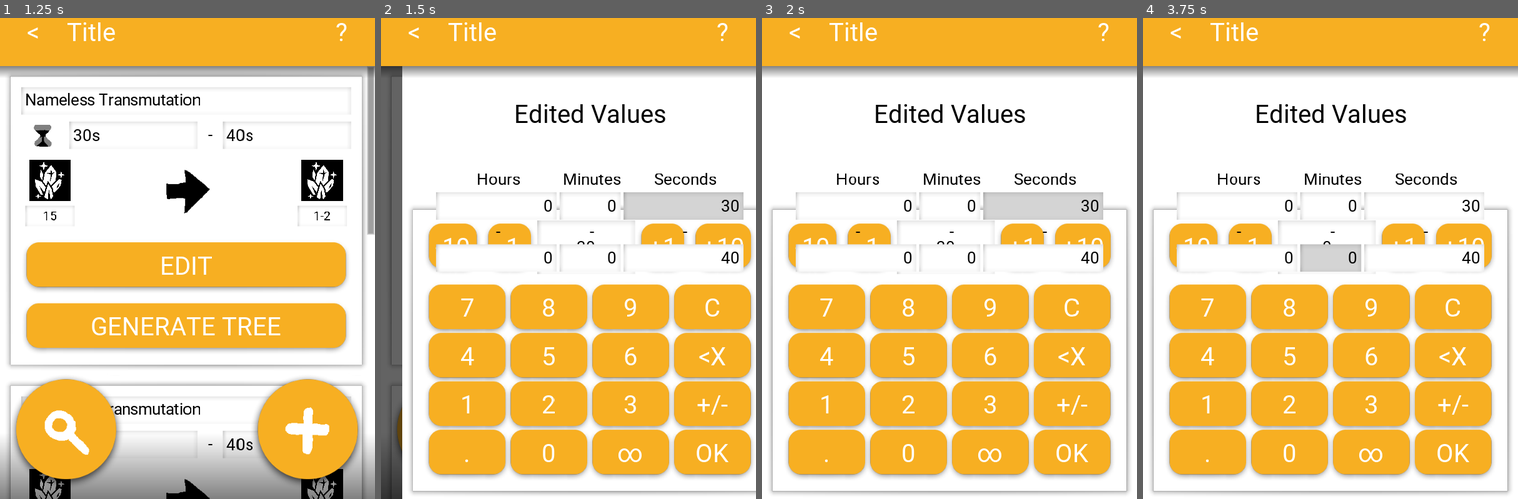
Above: before the commit, frames 1-4 (left to right).
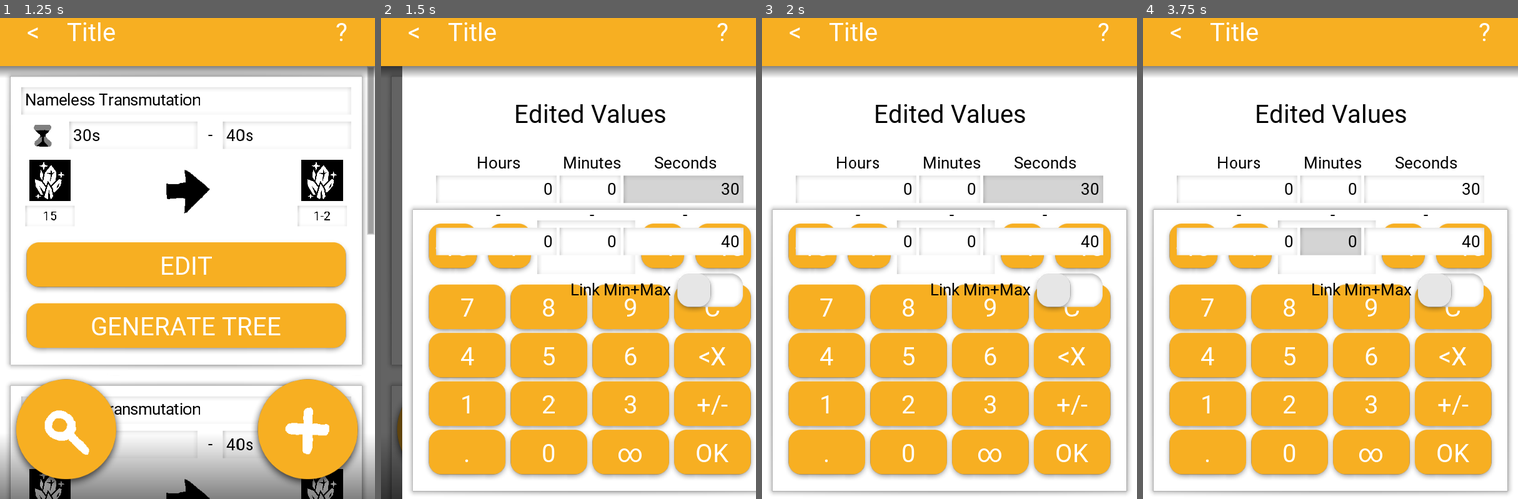
Above: after the commit, the same moments.

Repository: don-tnowe/craftcrafter
Game: Godot game, scene res://layout/main.tscn
Two runs of this game, one before a commit and one after it. Both use one fixed random seed, a clock stepped at 60 frames per second and the inputs below.
Inputs:
- Up to frame 1 (1.25 s): click "START" at 0.5 s
- Up to frame 2 (1.5 s): click "30s" at 1.25 s
- Up to frame 3 (2 s): no input
- Up to frame 4 (3.75 s): click "-10" at 2 s; click "-1" at 2.75 s; click "0" at 3.5 s

Frame 1 is identical in both runs. In frame 2, 7.8% of the frame differs, in the area x 14-97%, y 28-61%; in frame 3, 7.8%; in frame 4, 7.2%.

Commit message:
Improve and optimize time range edit screen

Diff:
--- a/layout/screens/edit_value/edit_value_time_range.tscn
+++ b/layout/screens/edit_value/edit_value_time_range.tscn
@@ -1,9 +1,10 @@
-[gd_scene load_steps=5 format=2]
+[gd_scene load_steps=6 format=2]
 
 [ext_resource path="res://layout/screens/edit_value/edit_value_base.tscn" type="PackedScene" id=1]
 [ext_resource path="res://layout/elements/common/edit_action_button.tscn" type="PackedScene" id=2]
 [ext_resource path="res://styles/themes/edit_button.tres" type="Theme" id=3]
 [ext_resource path="res://scripts/screens/edit_value_time_range.gd" type="Script" id=4]
+[ext_resource path="res://layout/elements/common/toggle_button.tscn" type="PackedScene" id=5]
 
 [node name="screen" instance=ExtResource( 1 )]
 script = ExtResource( 4 )
@@ -13,9 +14,9 @@
 anchor_left = 0.5
 anchor_right = 0.5
 margin_left = -296.0
-margin_top = 200.0
+margin_top = 168.0
 margin_right = 296.0
-margin_bottom = 312.0
+margin_bottom = 364.0
 mouse_filter = 2
 theme = ExtResource( 3 )
 columns = 3
@@ -70,7 +71,7 @@
 clip_text = true
 align = 2
 method_name = "_on_select_field"
-method_binds = [ "min_s" ]
+method_binds = [ "min" ]
 
 [node name="label4" type="Label" parent="grid_container" index="6"]
 margin_top = 100.0
@@ -125,4 +126,28 @@
 clip_text = true
 align = 2
 method_name = "_on_select_field"
-method_binds = [ "max_s" ]
+method_binds = [ "max" ]
+
+[node name="h_box_container" type="HBoxContainer" parent="." index="3"]
+anchor_left = 0.5
+anchor_right = 0.5
+margin_left = -296.0
+margin_top = 392.0
+margin_right = 296.0
+margin_bottom = 470.0
+
+[node name="label" type="Label" parent="h_box_container" index="0"]
+margin_top = 20.0
+margin_right = 452.0
+margin_bottom = 58.0
+size_flags_horizontal = 3
+text = "Link Min+Max"
+align = 2
+__meta__ = {
+"_edit_lock_": true
+}
+
+[node name="button" parent="h_box_container" index="1" instance=ExtResource( 5 )]
+margin_left = 464.0
+margin_right = 592.0
+method_name = "_on_link_toggled"
--- a/scripts/screens/edit_value_time_range.gd
+++ b/scripts/screens/edit_value_time_range.gd
@@ -1,23 +1,37 @@
 extends EditValueBase
+
+var linked = false
 
 
 func setup_properties() -> void:
 	can_negative = false
 	can_inf = false
 
-	var min_value = screen_extra_data[0]["min"]
-	var max_value = screen_extra_data[0]["max"]
-	field_values = {
-		"min_s" : fmod(min_value, 60.0),
-		"min_m" : fmod(floor(min_value / 60.0), 60.0),
-		"min_h" : floor(min_value / 3600.0),
-		"max_s" : fmod(max_value, 60.0),
-		"max_m" : fmod(floor(max_value / 60.0), 60.0),
-		"max_h" : floor(max_value / 3600.0),
-	}
 	.setup_properties()
 
-	screen_extra_data[1] = screen_extra_data[1] + "_s"
+	if field_values["max"] == field_values["min"]:
+		$"h_box_container/button".toggled_on = true
+		linked = true
+
+	# Seconds get converted by verify_fields() inside _on_select_field()
+
+
+func update_property(property : String, value : float) -> void:
+	if linked:
+		.update_property(
+			("min" if property.substr(0, 3) == "max" else "max")
+			+ property.substr(3), value)
+
+	.update_property(property, value)
+
+
+func _on_link_toggled(value : bool) -> void:
+	linked = value
+
+	var prefix = selected_property.substr(0, 3)
+	update_property(prefix, field_values[prefix])
+	update_property(prefix + "_m", field_values[prefix + "_m"])
+	update_property(prefix + "_h", field_values[prefix + "_h"])
 
 
 func _on_select_field(property : String) -> void:
@@ -32,14 +46,14 @@
 	verify_fields("max")
 
 	field_values = {
-		"min" : get_seconds(field_values["min_s"], field_values["min_m"], field_values["min_h"]),
-		"max" : get_seconds(field_values["max_s"], field_values["max_m"], field_values["max_h"]),
+		"min" : get_seconds(field_values["min"], field_values["min_m"], field_values["min_h"]),
+		"max" : get_seconds(field_values["max"], field_values["max_m"], field_values["max_h"]),
 	}
 	._on_keypad_ok()
 
 
 func verify_fields(prefix : String) -> void:
-	var s = field_values[prefix + "_s"]
+	var s = field_values[prefix]
 	var m = field_values[prefix + "_m"]
 	var h = field_values[prefix + "_h"]
 	var delta = 0.0
@@ -69,7 +83,7 @@
 		m -= delta * 60.0
 
 	if delta != 0.0:
-		update_property(prefix + "_s", s)
+		update_property(prefix, s)
 		update_property(prefix + "_m", m)
 		update_property(prefix + "_h", h)
 
